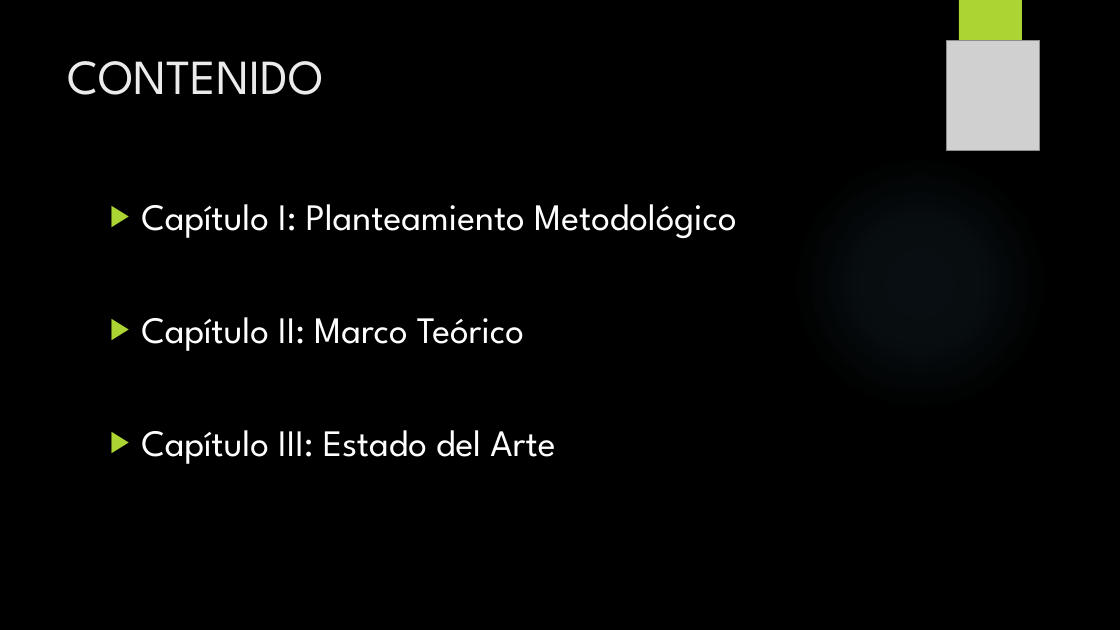
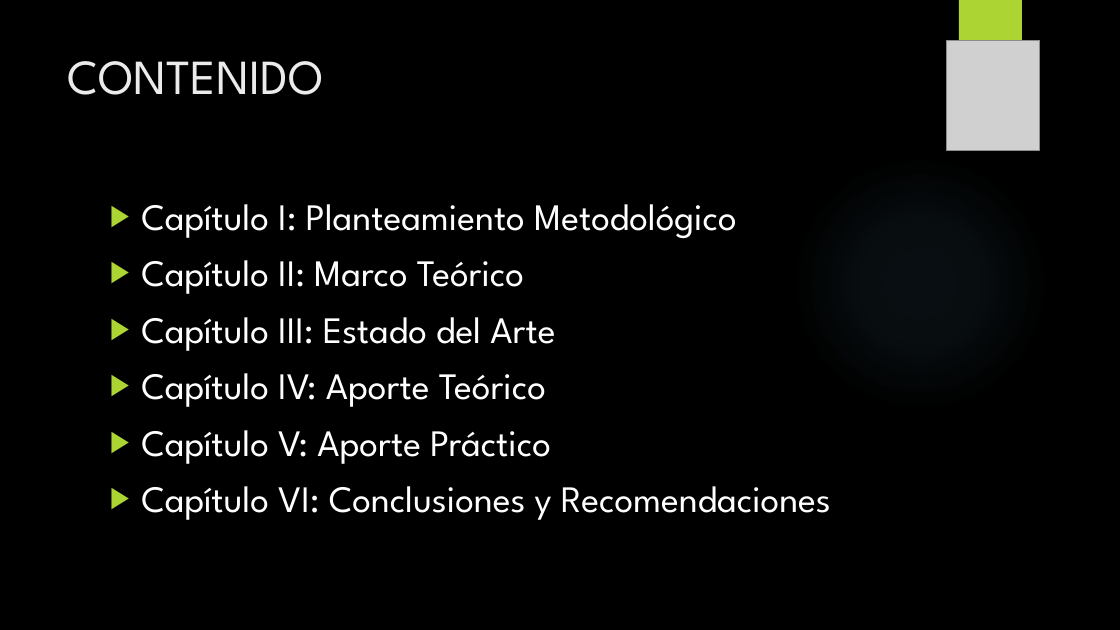
Before and after one commit to Climbhazard/tesis-visora, a slide deck: slide 2 of Tesis.pptx. Drawn at 1120x630 pixels with LibreOffice and Linux fonts; fonts in the diff are those of the drawing; grey boxes stand for pictures; background and template pictures are left out. Boxes give left, top, right and bottom in pixels: in the first picture for what was removed or moved away, otherwise in the second. Text is boxed around its words. In the diff, an @@ line names an element or a change of style, - is before the commit and + after.

Commit message:
Se agrego contenido hasta el capitulo IV en la presentacion

```diff
--- a/Tesis.pptx
+++ b/Tesis.pptx
@@ text at (141,373,831,520): paragraphs added @@
+▶ Capítulo IV: Aporte Teórico
+▶ Capítulo V: Aporte Práctico
+▶ Capítulo VI: Conclusiones y Recomendaciones
```
Also in this commit, not shown: 3 other slides changed, 3 slides added.
